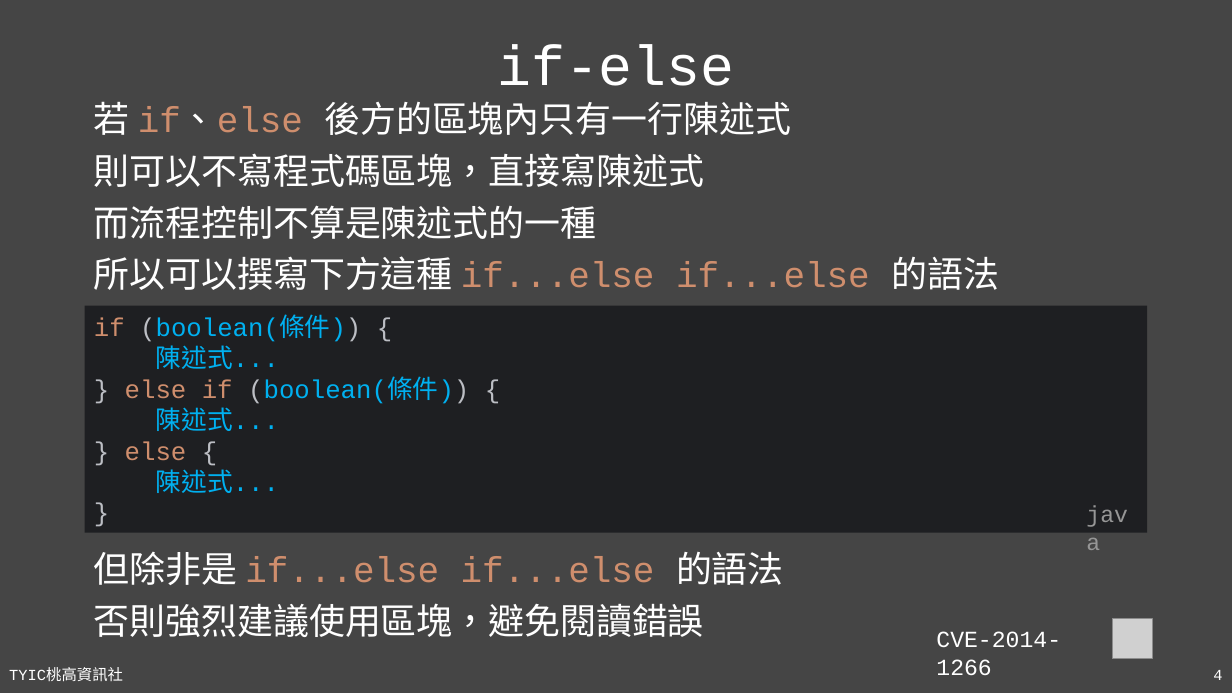
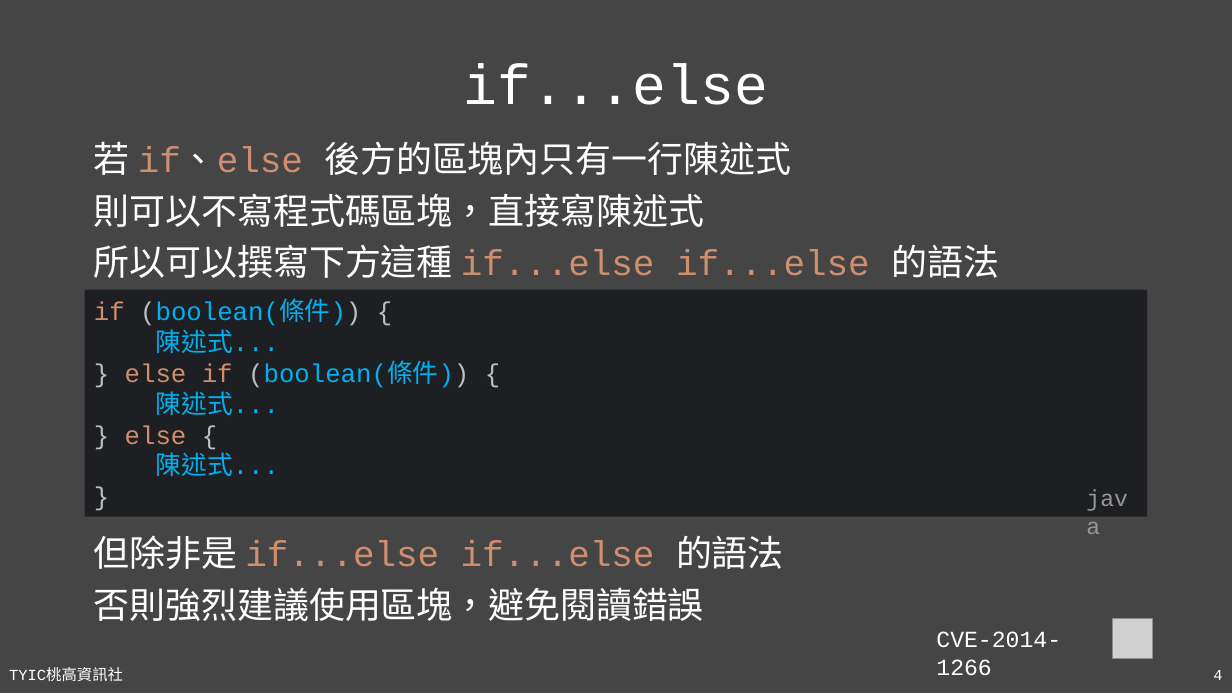
Before and after one commit to TYSHIC/slides, a slide deck: slide 4 of powerpoint/06_流程控制.pptx. Drawn at 1232x693 pixels with LibreOffice and Linux fonts; fonts in the diff are those of the drawing; grey boxes stand for pictures. Boxes give left, top, right and bottom in pixels: in the first picture for what was removed or moved away, otherwise in the second. Text is boxed around its words. In the diff, an @@ line names an element or a change of style, - is before the commit and + after.

Commit message:
06_if_else

```diff
--- a/powerpoint/06_流程控制.pptx
+++ b/powerpoint/06_流程控制.pptx
@@ title at box(463, 64, 768, 105): text changed @@
-if-else
+if...else
@@ text "若 if、else 後方的區塊內只有一行陳述式": place and size @@
-text "若 if、else 後方的區塊內只有一行陳述式" at box(94, 101, 999, 290)
+text "若 if、else 後方的區塊內只有一行陳述式" at box(94, 141, 999, 278)
@@ text at box(94, 205, 596, 239): paragraph removed @@
-而流程控制不算是陳述式的一種
@@ 2 texts, 1 rectangle: place and size @@
-2 texts, 1 rectangle at box(85, 306, 1148, 637)
+2 texts, 1 rectangle at box(85, 289, 1148, 621)
```
Also in this commit, not shown: 1 other slide changed, 2 slides added, 9 other files.
